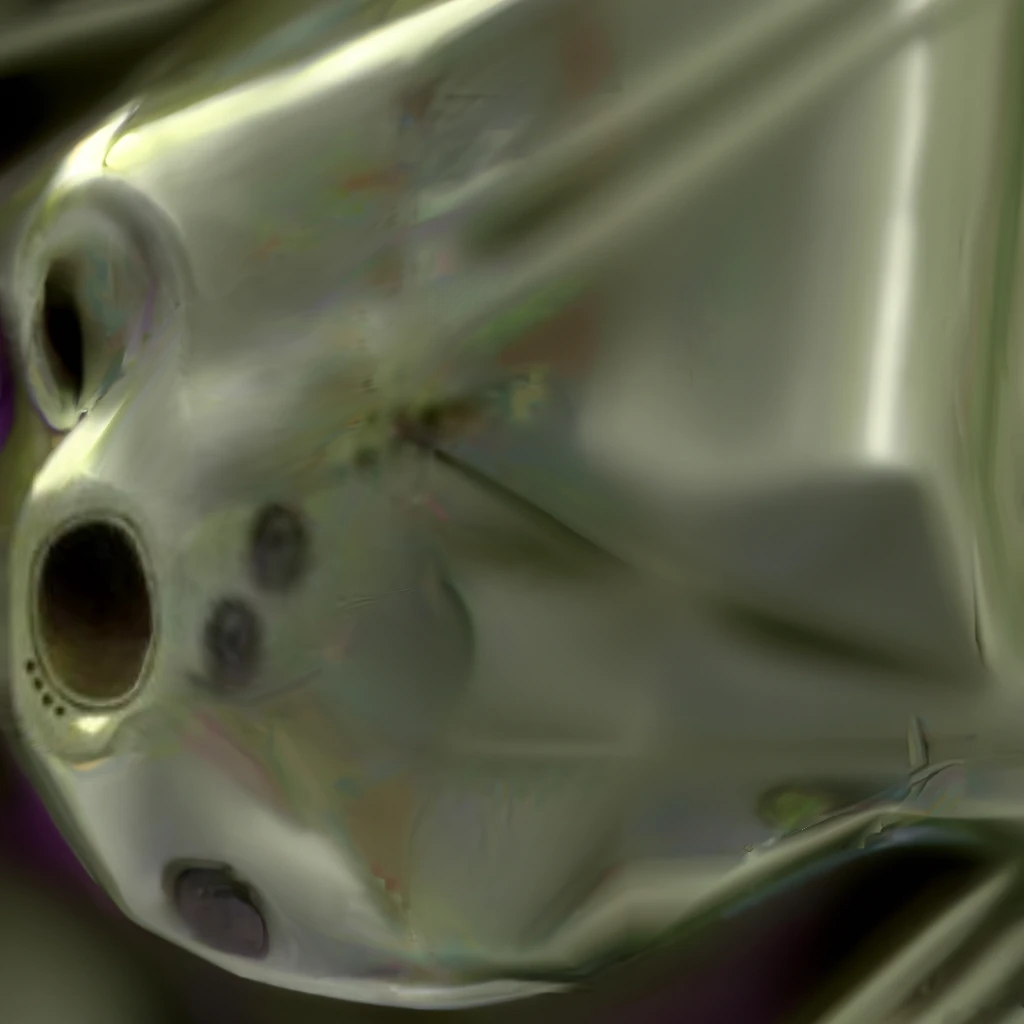
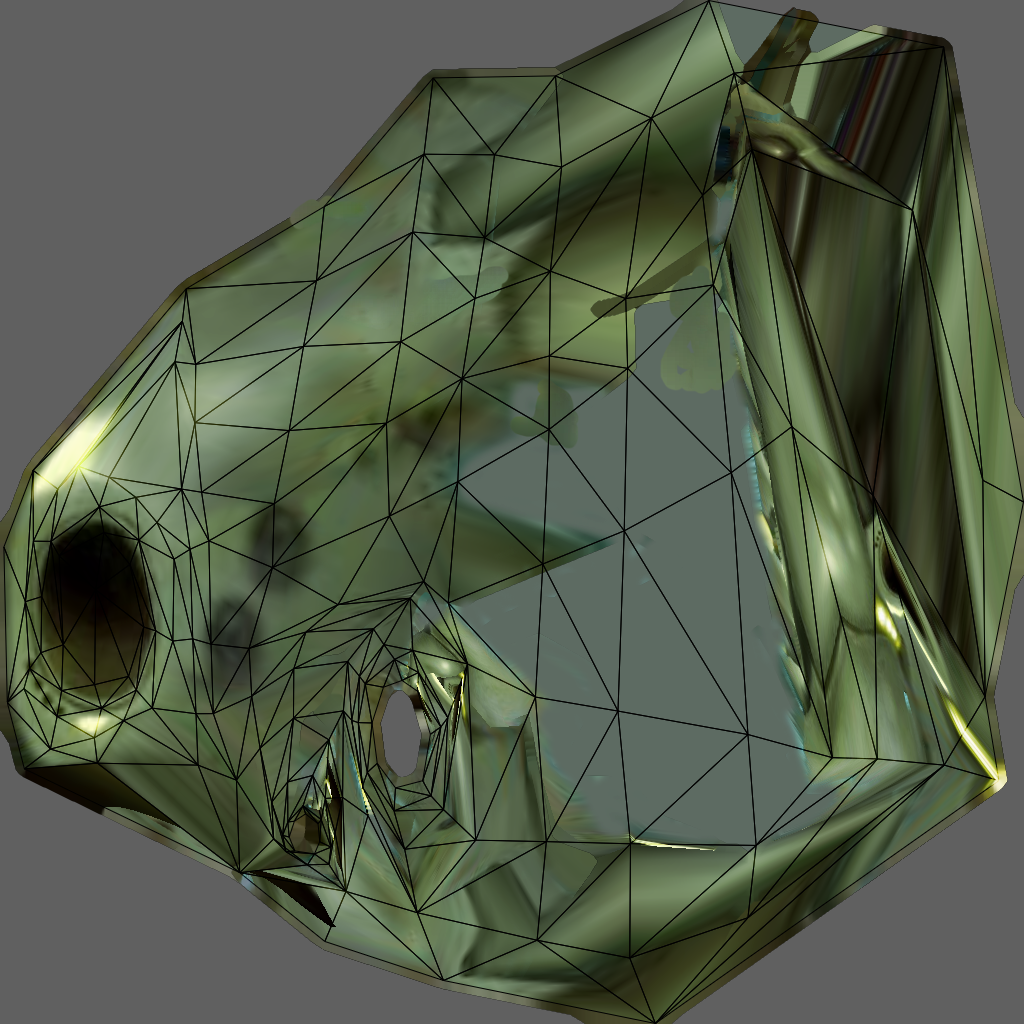
The second 1024×1024 image is a revision of the first. Changes to its layers:
showed "side2_uv" over [3, 0, 1024, 1024]
moved "DALL·E 2024-01-02 17.36.36 - The side of a synthetic plastic robot, greenish bu…" into group "AI garbage" over [0, 0, 1024, 1024]
hid "Layer 0", moved it above "Layer 2" over [0, 0, 1024, 1024]
renamed "side2" to "Layer 2", showed it, painted on it over [0, 0, 1024, 1024]
removed layer "side2" (4th of 6) over [0, 31, 1024, 1009]
removed layer "side2" (6th of 6) over [0, 0, 1024, 1002]
